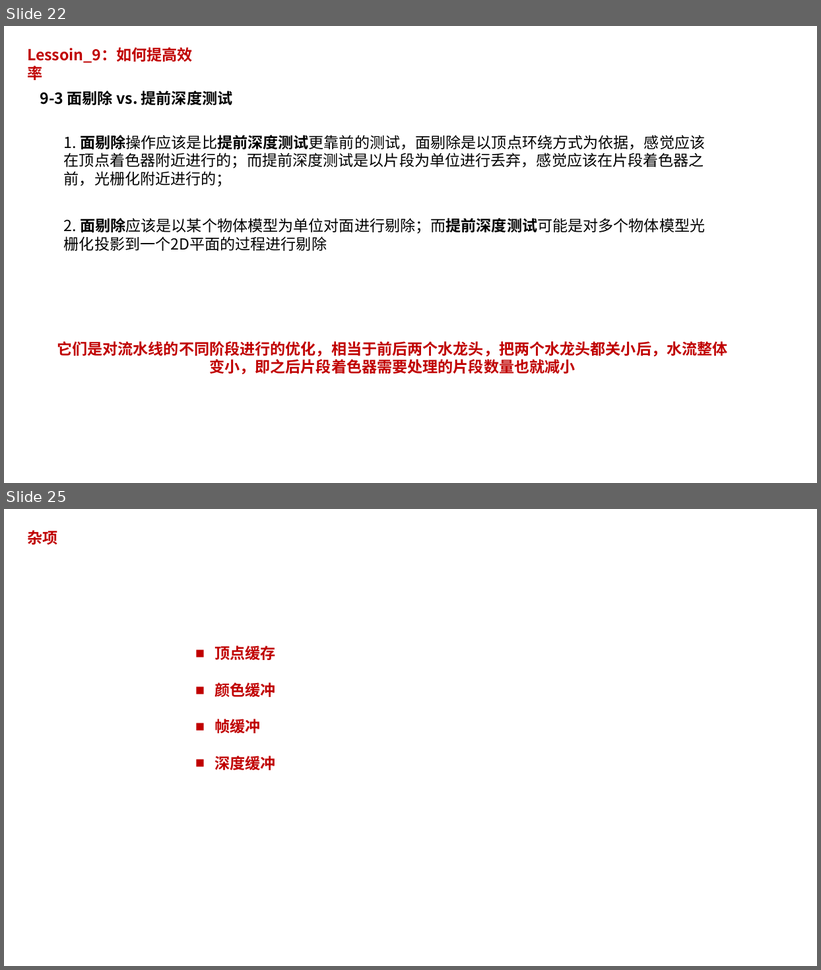
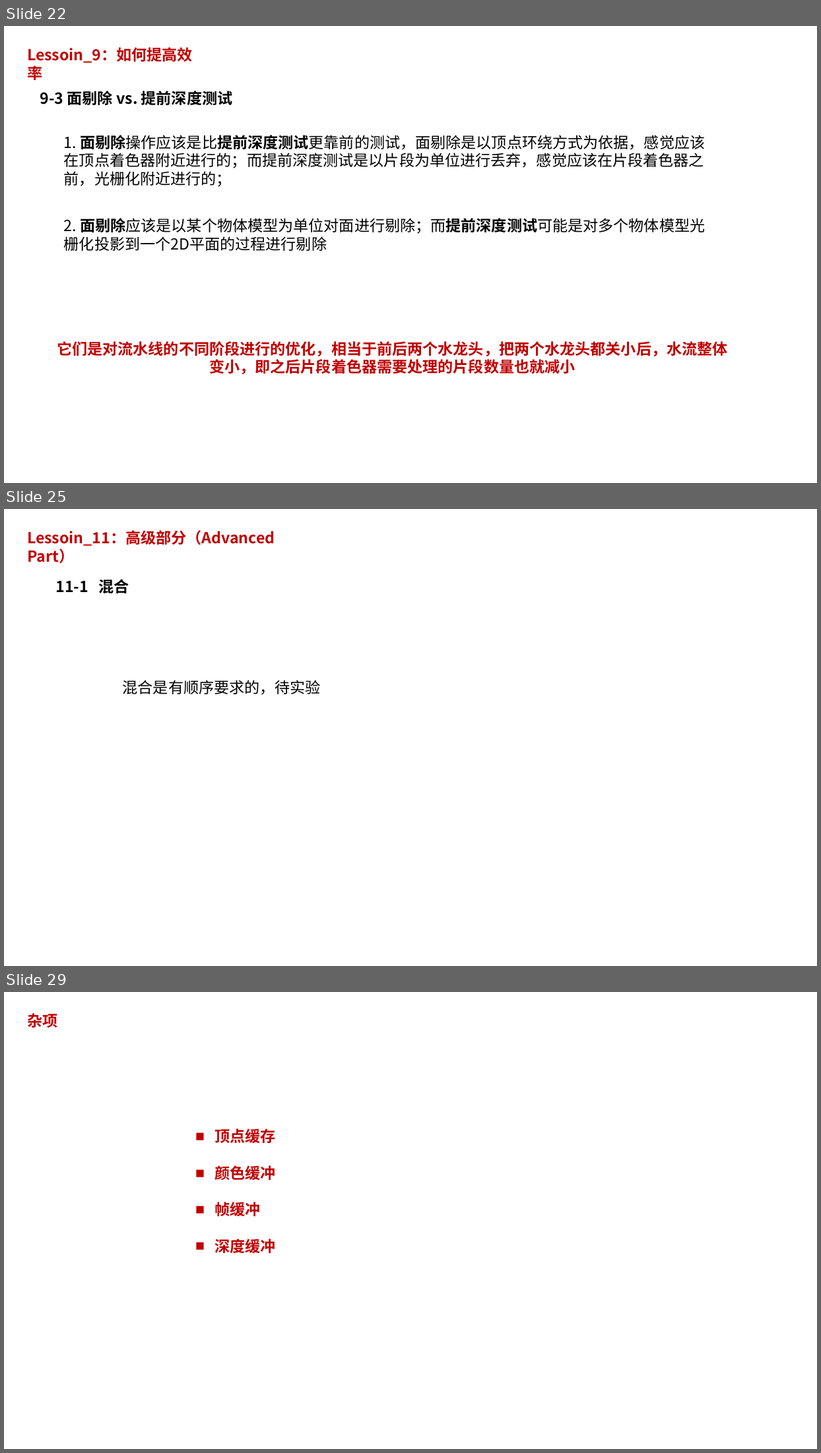
Before and after one commit to pczpcz/OpenglLearning, a slide deck: note/note.pptx. Shown one above the other, each under a label of ours: slides 22 and 25 before the commit, slides 22, 25 and 29 after it; the slides between them are not shown. The pictures are 821x970 and 821x1453 pixels, drawn with LibreOffice and Linux fonts; fonts in the diff are those of the drawing. Boxes give left, top, right and bottom in pixels: in the first picture for what was removed or moved away, otherwise in the second. Text is boxed around its words. In the diff, an @@ line names an element or a change of style, - is before the commit and + after.

```diff
--- a/note/note.pptx
+++ b/note/note.pptx
@@ slide 25 added at (x1=4, y1=509, x2=817, y2=966), background #FFFFFF @@
@@ text added at (x1=27, y1=530, x2=275, y2=563), 18 pt, text #C00000, bold @@
+Lessoin_11：高级部分（Advanced Part）
@@ text added at (x1=56, y1=579, x2=129, y2=593), 18 pt, text #000000, bold @@
+11-1 混合
@@ text added at (x1=123, y1=680, x2=321, y2=695), 18 pt, text #000000 @@
+混合是有顺序要求的，待实验
@@ what was slide 25 is now slide 29 @@
```
Also in this commit, not shown: 4 slides changed, 3 other slides added.
